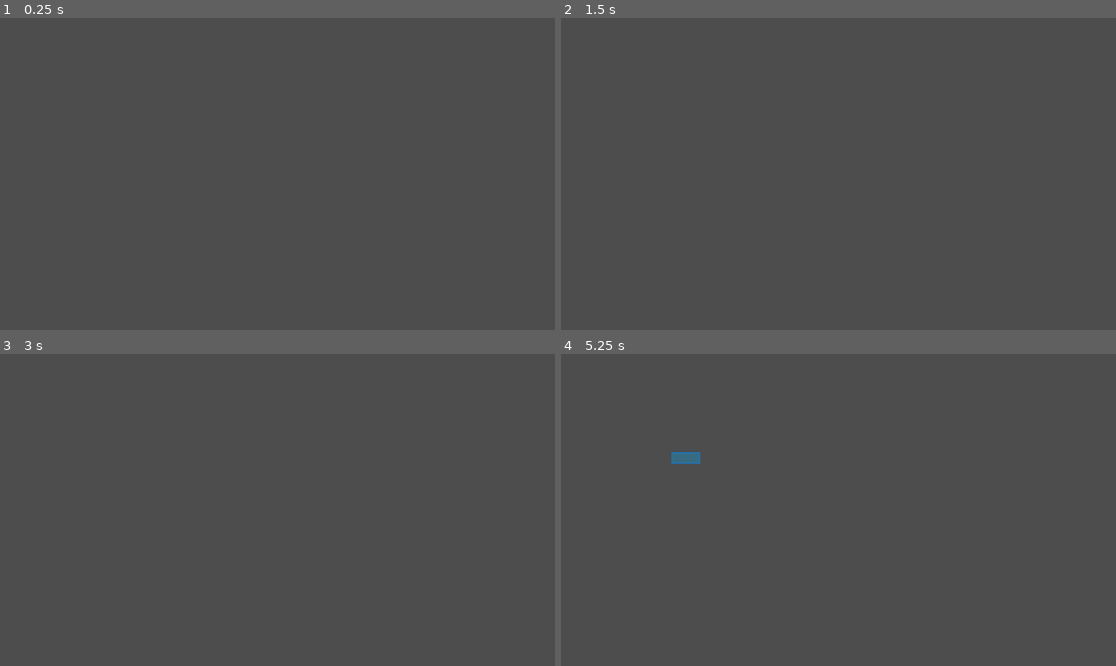
Above: before the commit, frames 1-4 (two rows, left to right).
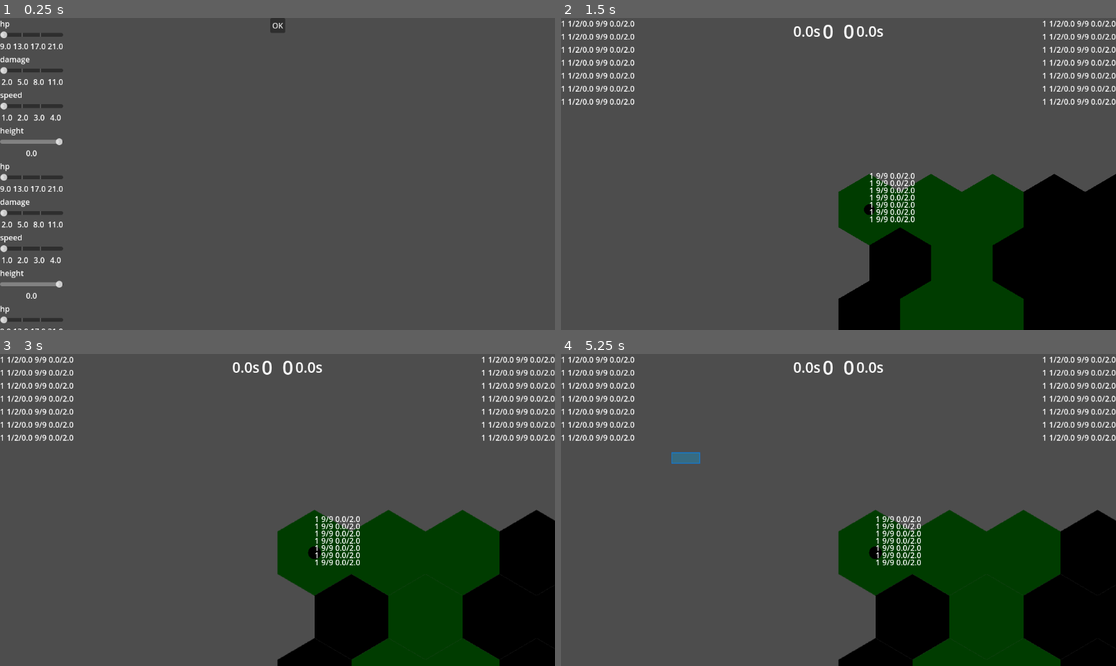
Above: after the commit, the same moments.

Repository: bendo-afk/rts2
Game: Godot game, scene res://scenes/unit_pick_screen.tscn
Same seed, same stepped clock (60 frames per second), same inputs: the game is played once before the commit and once after it. Before the commit the project starts from res://scenes/battle.tscn.
Inputs (mouse positions are in pixels of both pictures, inside the frame that each line leads up to):
- Up to frame 1 (0.25 s): no input
- Up to frame 2 (1.5 s): click (838, 24) at 0.5 s, where only the run after the commit has a clickable "OK"; tap Enter at 1.25 s; move the mouse to (960, 158) at 1.27 s; hold Middle mouse button (grab_camera) from 1.28 s (still down); click (960, 158) at 1.42 s
- Up to frame 3 (3 s): release Middle mouse button (grab_camera) at 2 s; tap Space at 2 s; drag from (166, 525) to (249, 572) at 2.02 s; move the mouse to (333, 441) at 2.77 s; hold Mouse wheel up (zoom_in) from 2.78 s (still down); click (333, 441) at 2.92 s
- Up to frame 4 (5.25 s): release Mouse wheel up (zoom_in) at 3.5 s; tap Enter at 3.5 s; drag from (810, 572) to (672, 463) at 3.52 s; move the mouse to (1005, 556) at 4.27 s; hold Middle mouse button (grab_camera) 4.28-5 s; click (1005, 556) at 4.42 s; tap Space at 5 s; drag from (672, 463) to (755, 432) at 5.02 s

The runs differ from the first frame. In frame 1, 2.3% of the frame differs, in the area x 0-52%, y 0-100%; in frame 2, 25%, in the area x 0-100%, y 0-100%; in frame 3, 24%; in frame 4, 24%.
Error before the commit: Invalid access to property or key 'ally' on a base object of type 'Nil'. (res://scripts/height_system.gd:9)

Commit message:
made ui settings

Diff:
--- a/project.godot
+++ b/project.godot
@@ -11,10 +11,14 @@
 [application]
 
 config/name="rts2"
-run/main_scene="uid://csun7mfp03fq5"
+run/main_scene="uid://dholhbuvjogp6"
 config/features=PackedStringArray("4.5", "GL Compatibility")
 run/max_fps=60
 config/icon="res://icon.svg"
+
+[autoload]
+
+GlobalSettings="*res://scripts/unattatched/settings.gd"
 
 [debug]
 
--- /dev/null
+++ b/resources/new_theme.tres
@@ -0,0 +1,3 @@
+[gd_resource type="Theme" format=3 uid="uid://b7ram0h3wwyjr"]
+
+[resource]
--- /dev/null
+++ b/resources/ui_settings.tres
@@ -0,0 +1,7 @@
+[gd_resource type="Resource" script_class="UISettings" load_steps=2 format=3 uid="uid://cbwv2bta2d68f"]
+
+[ext_resource type="Script" uid="uid://cxy4ndifmq8dn" path="res://scripts/unattatched/ui_settings.gd" id="1_41kmr"]
+
+[resource]
+script = ExtResource("1_41kmr")
+metadata/_custom_type_script = "uid://cxy4ndifmq8dn"
--- a/scenes/score_container.tscn
+++ b/scenes/score_container.tscn
@@ -5,6 +5,7 @@
 [node name="ScoreContainer" type="HBoxContainer"]
 offset_right = 6.0
 offset_bottom = 23.0
+alignment = 1
 script = ExtResource("1_dm0ml")
 
 [node name="Cooldown" type="Label" parent="."]
@@ -12,3 +13,4 @@
 
 [node name="Score" type="Label" parent="."]
 layout_mode = 2
+text = "0"
--- a/scenes/world_ui.tscn
+++ b/scenes/world_ui.tscn
@@ -6,6 +6,7 @@
 [ext_resource type="Script" uid="uid://c4tamax1hsibh" path="res://scripts/path_ui.gd" id="3_topi3"]
 [ext_resource type="PackedScene" uid="uid://bik4bgk8afcsi" path="res://scenes/score_container.tscn" id="4_5nafa"]
 [ext_resource type="PackedScene" uid="uid://cv43brgxnn7q6" path="res://scenes/side_container.tscn" id="5_ghh30"]
+[ext_resource type="Script" uid="uid://c268dy473mfg3" path="res://scripts/sides_container.gd" id="5_ofelw"]
 [ext_resource type="PackedScene" uid="uid://cgn75wyj0yqda" path="res://scenes/in_hp.tscn" id="5_oyvde"]
 [ext_resource type="Script" uid="uid://duyirpx8cuf3h" path="res://scripts/top_container.gd" id="7_oyvde"]
 [ext_resource type="Script" uid="uid://bgmdw3aq1f3pn" path="res://scripts/in_ui.gd" id="8_ghh30"]
@@ -18,13 +19,6 @@
 
 [node name="UICanvas" type="CanvasLayer" parent="."]
 script = ExtResource("3_qemj2")
-side_container_scene = ExtResource("5_ghh30")
-
-[node name="SideContainer" type="Control" parent="UICanvas"]
-layout_mode = 3
-anchors_preset = 10
-anchor_right = 1.0
-grow_horizontal = 2
 
 [node name="TopContainer" type="HBoxContainer" parent="UICanvas"]
 anchors_preset = 5
@@ -37,6 +31,14 @@
 script = ExtResource("7_oyvde")
 score_container = ExtResource("4_5nafa")
 
+[node name="SidesContainer" type="Control" parent="UICanvas"]
+layout_mode = 3
+anchors_preset = 10
+anchor_right = 1.0
+grow_horizontal = 2
+script = ExtResource("5_ofelw")
+side_container_scene = ExtResource("5_ghh30")
+
 [node name="InUI" type="Control" parent="UICanvas"]
 layout_mode = 3
 anchors_preset = 0
--- a/scripts/in_ui.gd
+++ b/scripts/in_ui.gd
@@ -1,4 +1,6 @@
 extends Control
+
+var font_size: float
 
 var units: Array[Unit]
 var team: Team
@@ -6,7 +8,7 @@
 var unit_to_ui: Dictionary[Unit, HBoxContainer] = {}
 
 @export var in_hp_scene: PackedScene
-@export var stack_offset := Vector2(0, 0)
+@export var stack_offset := Vector2(0, -15)
 
 func _process(_delta: float) -> void:
 	var groups: Dictionary[Vector2, Array]= {}
--- a/scripts/score_container.gd
+++ b/scripts/score_container.gd
@@ -1,10 +1,12 @@
 extends HBoxContainer
 
+var score_size: float = 40
+var cd_size: float = 30
 
 @onready var score_label := $Score
 @onready var cd_label := $Cooldown
 
-func set_sizes(score_size: int, cd_size: int) -> void:
+func set_sizes() -> void:
 	cd_label.add_theme_font_size_override("font_size", cd_size)
 	score_label.add_theme_font_size_override("font_size", score_size)
 
--- /dev/null
+++ b/scripts/sides_container.gd
@@ -0,0 +1,26 @@
+extends Control
+
+var side_margin: float
+var side_size: float
+
+var units: Array[Unit]
+var teams: Node
+
+@export var side_container_scene: PackedScene
+
+func setup() -> void:
+	set_anchors_and_offsets_preset(Control.PRESET_TOP_WIDE)
+
+	var ally_side := side_container_scene.instantiate()
+	add_child(ally_side)
+	ally_side.units = units
+	ally_side.team = teams.ally
+	ally_side.setup()
+
+	var enemy_side := side_container_scene.instantiate()
+	add_child(enemy_side)
+	enemy_side.set_anchors_and_offsets_preset(1, true)
+	enemy_side.set_h_grow_direction(0)
+	enemy_side.units = units
+	enemy_side.team = teams.enemy
+	enemy_side.setup()
--- a/scripts/tile_map_layer.gd
+++ b/scripts/tile_map_layer.gd
@@ -42,7 +42,7 @@
 	tsas.texture = teximage
 	tsas.create_tile(Vector2i(0,0), Vector2i(1,1))
 	var tile_data: TileData = tsas.get_tile_data(Vector2i(0,0) , 0)
-	tile_data.modulate = Color(0,0.99 * height , 0,1)
+	tile_data.modulate = Color(0, (3.0 * height / max_height) , 0,1)
 
 	ts.add_source(tsas)
 
--- a/scripts/top_container.gd
+++ b/scripts/top_container.gd
@@ -1,4 +1,7 @@
 extends HBoxContainer
+
+var score_size: float
+var cd_size: float
 
 var teams: Node
 
@@ -8,16 +11,19 @@
 @export var score_container: PackedScene
 
 func setup() -> void:
+	add_theme_constant_override("separation", 20)
+
 	ally_score = score_container.instantiate()
 	add_child(ally_score)
-	ally_score.set_sizes(30,30)
+	ally_score.set_sizes()
 	teams.ally.score_changed.connect(ally_score.set_score)
 
 	enemy_score = score_container.instantiate()
 	add_child(enemy_score)
-	enemy_score.set_sizes(30,30)
+	enemy_score.set_sizes()
 	teams.enemy.score_changed.connect(enemy_score.set_score)
 	enemy_score.move_child(enemy_score.score_label, 0)
+
 
 func _process(_delta: float) -> void:
 	ally_score.set_cd(teams.ally.left_height_cd)
--- a/scripts/ui_canvas.gd
+++ b/scripts/ui_canvas.gd
@@ -4,35 +4,18 @@
 var teams: Node
 var map: TileMapLayer
 
-@export var side_container_scene: PackedScene
-
+@onready var sides_container := $SidesContainer
 @onready var top_container := $TopContainer
 @onready var in_ui := $InUI
-@onready var side_container := $SideContainer
 
 func setup() -> void:
 	top_container.teams = teams
 	top_container.setup()
 
-	setup_sides()
+	sides_container.units = units
+	sides_container.teams = teams
+	sides_container.setup()
 
 	in_ui.units = units
 	in_ui.team = teams.ally
 	in_ui.setup()
-
-func setup_sides() -> void:
-	side_container.set_anchors_and_offsets_preset(10)
-
-	var ally_side := side_container_scene.instantiate()
-	side_container.add_child(ally_side)
-	ally_side.units = units
-	ally_side.team = teams.ally
-	ally_side.setup()
-
-	var enemy_side := side_container_scene.instantiate()
-	side_container.add_child(enemy_side)
-	enemy_side.set_anchors_and_offsets_preset(1, true)
-	enemy_side.set_h_grow_direction(0)
-	enemy_side.units = units
-	enemy_side.team = teams.enemy
-	enemy_side.setup()
--- a/scripts/unattatched/match_rule.gd
+++ b/scripts/unattatched/match_rule.gd
@@ -36,6 +36,7 @@
 var score_base: float = 10
 var dist_to_penalty := preload("res://resources/dist2penalty.tres")
 
+var match_time: int = 60*3
 
 func setup() -> void:
 	var arr := [hp_def, damage_def, speed_def]
--- /dev/null
+++ b/scripts/unattatched/settings.gd
@@ -0,0 +1,11 @@
+extends Node
+
+var ui_settings: UISettings
+
+
+func _ready() -> void:
+	load_ui_settings()
+
+
+func load_ui_settings() -> void:
+	ui_settings = load("res://resources/ui_settings.tres")
--- /dev/null
+++ b/scripts/unattatched/ui_settings.gd
@@ -0,0 +1,20 @@
+extends Resource
+class_name UISettings
+
+var score_size: float = 40
+var cd_size: float = 30
+
+var side_margin: float = 100
+var side_size: float = 20
+
+var in_size: float = 20
+
+var unit_size: float = 10
+var ally_color: Color
+var enemy_color: Color
+
+var turret_color: Color
+var turret_width: float
+
+var path_color: Color
+var path_width: float
--- a/scripts/unit_ui.gd
+++ b/scripts/unit_ui.gd
@@ -8,6 +8,7 @@
 var ally_color := Color.BLUE
 var enemy_color := Color.RED
 var turret_color := Color.WHEAT
+var turret_width: float = 2
 
 
 func _process(_delta: float) -> void:
@@ -41,6 +42,6 @@
 	var margin: float = u.attack_comp.angle_margin
 	var pos := u.position
 
-	draw_line(pos, pos + 1000 * Vector2(cos(angle), sin(angle)), turret_color, 2, true)
-	draw_line(pos, pos + 1000 * Vector2(cos(angle + margin), sin(angle + margin)), turret_color, 2, true)
-	draw_line(pos, pos + 1000 * Vector2(cos(angle - margin), sin(angle - margin)), turret_color, 2, true)
+	draw_line(pos, pos + 1000 * Vector2(cos(angle), sin(angle)), turret_color, turret_width, true)
+	draw_line(pos, pos + 1000 * Vector2(cos(angle + margin), sin(angle + margin)), turret_color, turret_width, true)
+	draw_line(pos, pos + 1000 * Vector2(cos(angle - margin), sin(angle - margin)), turret_color, turret_width, true)
--- a/scripts/world_ui.gd
+++ b/scripts/world_ui.gd
@@ -1,5 +1,29 @@
 extends Node
+
+var ui_settings: UISettings
 
 @onready var unit_ui := $UnitUI
 @onready var ui_canvas := $UICanvas
 @onready var path_ui := $PathUI
+
+
+func _ready() -> void:
+	ui_settings = GlobalSettings.ui_settings
+	reflect_ui_settings()
+
+
+func reflect_ui_settings() -> void:
+	unit_ui.size = ui_settings.unit_size
+	unit_ui.ally_color = ui_settings.ally_color
+	unit_ui.enemy_color = ui_settings.enemy_color
+	unit_ui.turret_color = ui_settings.turret_color
+	unit_ui.turret_width = ui_settings.turret_width
+
+	ui_canvas.top_container.score_size = ui_settings.score_size
+	ui_canvas.top_container.cd_size = ui_settings.cd_size
+	ui_canvas.sides_container.side_margin = ui_settings.side_margin
+	ui_canvas.sides_container.side_size = ui_settings.side_size
+	ui_canvas.in_ui.font_size = ui_settings.in_size
+
+	path_ui.line_color = ui_settings.path_color
+	path_ui.line_width = ui_settings.path_width
Not shown: 1 places in scenes/world_ui.tscn that only renumber resources
Not shown, added: scripts/sides_container.gd.uid
Not shown, added: scripts/unattatched/settings.gd.uid
Not shown, added: scripts/unattatched/ui_settings.gd.uid
